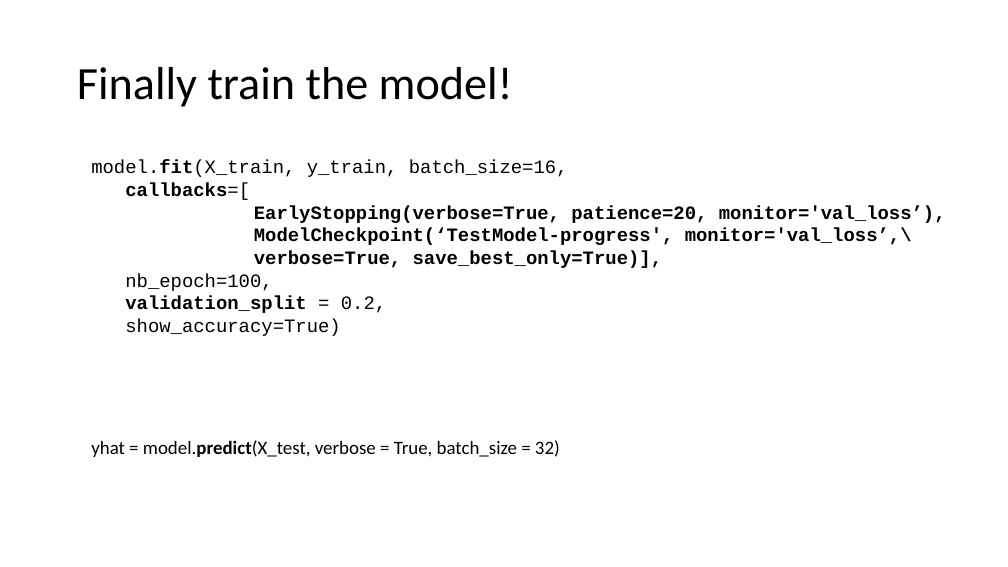
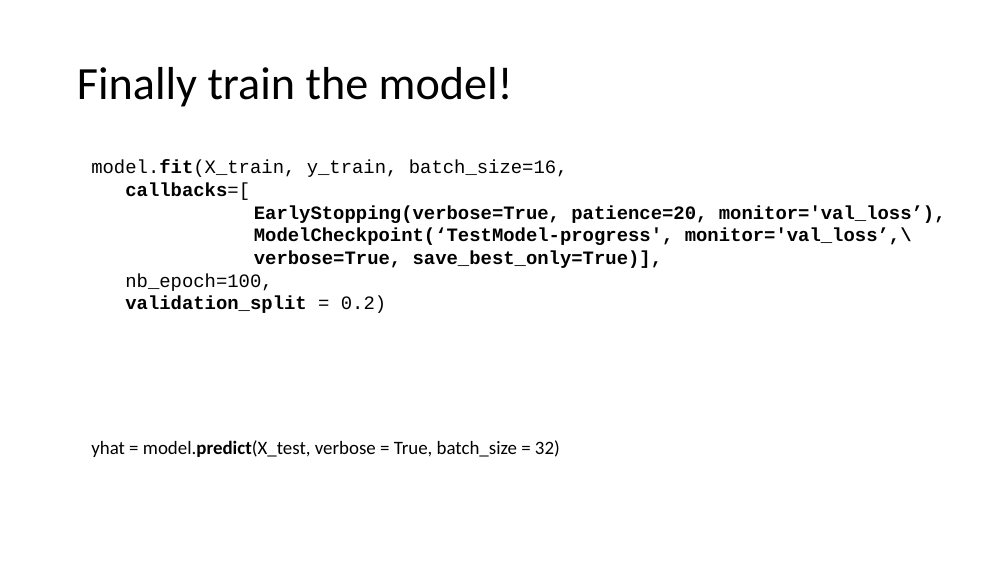
Before and after one commit to gmarchet/dnn-workshop, a slide deck: slide 12 of day1/Introduction to Keras - Part 2.pptx. Drawn at 1008x567 pixels with LibreOffice and Linux fonts; fonts in the diff are those of the drawing. Boxes give left, top, right and bottom in pixels: in the first picture for what was removed or moved away, otherwise in the second. Text is boxed around its words. In the diff, an @@ line names an element or a change of style, - is before the commit and + after.

```diff
--- a/day1/Introduction to Keras - Part 2.pptx
+++ b/day1/Introduction to Keras - Part 2.pptx
@@ text at (125, 296, 386, 313): text changed; bold on @@
-validation_split = 0.2,
-show_accuracy=True)
+validation_split = 0.2)
```
Also in this commit, not shown: 2 other slides changed, 1 other file.
